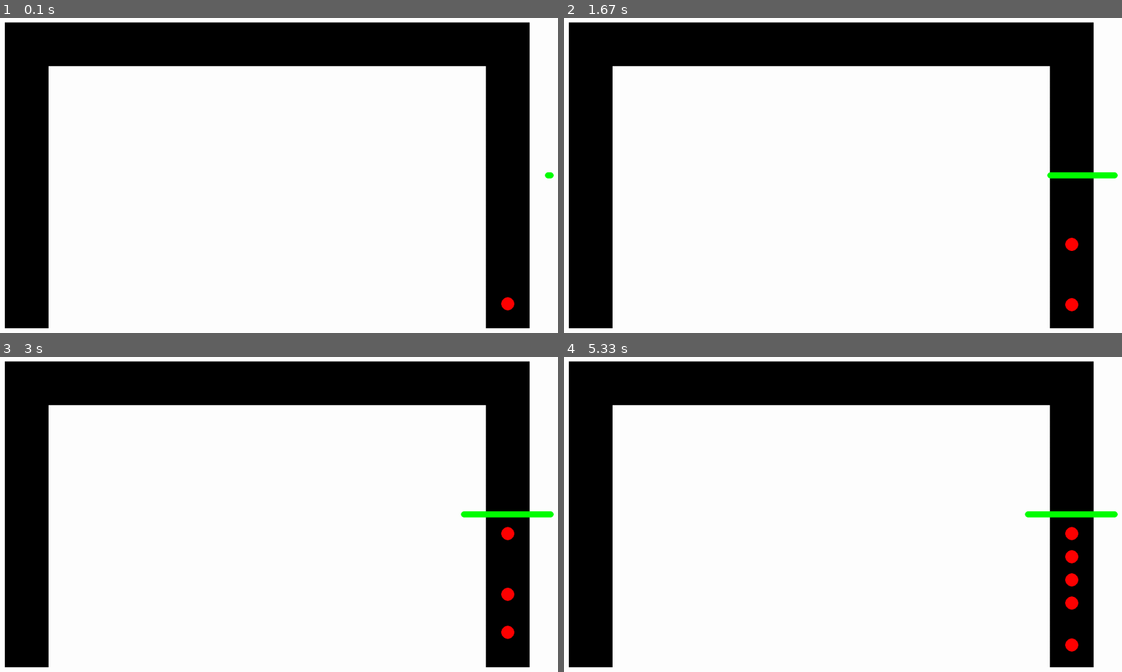
Above: before the commit, frames 1-4 (two rows, left to right).
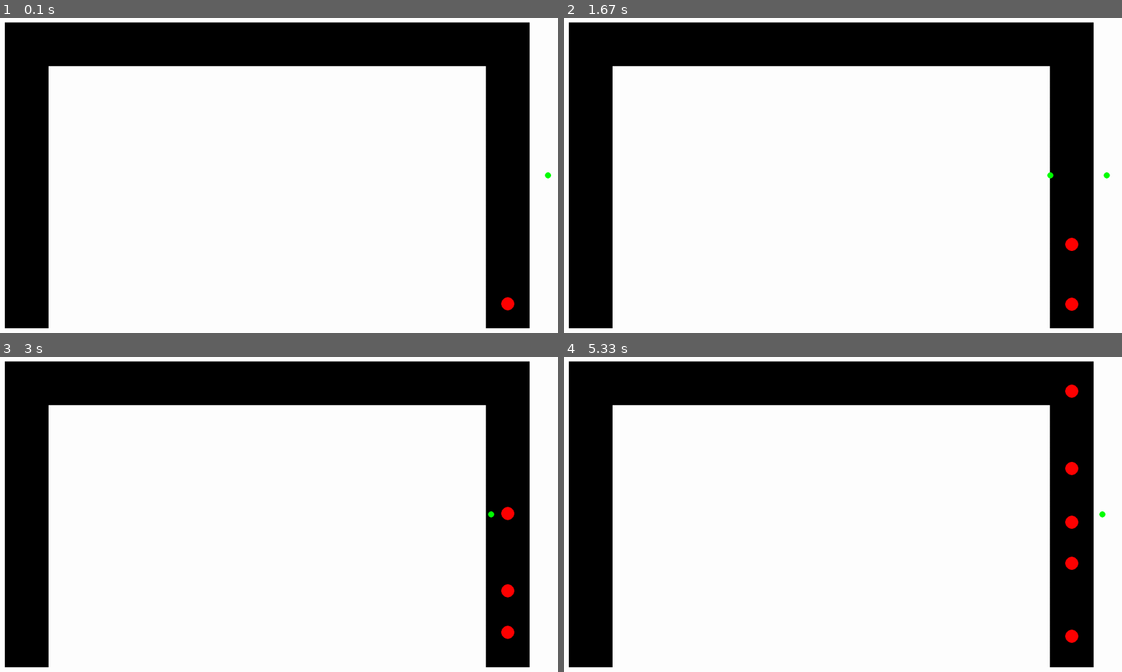
Above: after the commit, the same moments.

Repository: JCoder121/carsim
Game: pygame game, started from files/most_current.py
Two runs of this game, one before a commit and one after it. Both use one fixed random seed, a clock stepped at 60 frames per second and the inputs below.
Inputs:
- Up to frame 1 (0.1 s): no input
- Up to frame 2 (1.67 s): no input
- Up to frame 3 (3 s): no input
- Up to frame 4 (5.33 s): no input

The runs differ from the first frame. In frame 1, less than 0.1% of the frame differs, in the area x 98-100%, y 48-51%; in frame 2, 0.3%; in frame 3, 0.5%; in frame 4, 1.1%, in the area x 82-100%, y 8-94%.

Commit message:
Update most_current.py

Diff:
--- a/files/most_current.py
+++ b/files/most_current.py
@@ -14,10 +14,7 @@
 
 '''
 notes:
-
-person and ball class for the cars
-with single speed system, cars no longer slow down and re-accelerate
-on corners (this is more representative)
+do wait time later, see if can implement it
 '''
 
 # Define some colors
@@ -26,6 +23,7 @@
 GREEN = (0,255,0)
 RED = (255,0,0)
 BLUE = (0,0,255)
+YELLOW = (255, 255, 0)
 
 SCREEN_WIDTH = 1430
 SCREEN_HEIGHT = 850
@@ -35,7 +33,8 @@
 MAXSPEED = 2
 ACCEL = 0.03
 RANDOMPARAM = 25
-INFRONT = 40
+INFRONT = 35
+WAITTIME = 200
 #change dt for acceleration change, bigger = faster accel
 dt = 0.008
 
@@ -48,26 +47,42 @@
         self.y = 0
         self.speed = 0
         self.y_accel = 0
+        self.drop_bool = False
         self.x_accel = 0
+        self.drop_val = 100
 
     def stop(self):
         self.speed = 0
         self.y_accel = 0
         self.x_accel = 0
 
-    def dropoff(self):
-        self.drop_bool = False
-        self.drop_chance = random.randint(1, 20)
-
-        if not drop_bool:
-            if self.drop_chance == 3:
-                #wait time
-                for x in range(0,200):
-                    self.speed = 0
-
-                #last resort drop off here
-
-                self.drop_bool = True
+
+    def dropoff(self, drop_val):
+        #drop off from top
+
+        if drop_val == 0:
+            self.drop_bool = True
+            #this means that its stopping at top to drop off
+            drop_x = random.randint(150, 800)
+            if self.x == drop_x and self.y < 300:
+                for x in range(0, WAITTIME):
+                    self.reset()
+                print('dropped off 1')
+            self.drop_bool = False
+
+        elif drop_val == 1:
+            self.drop_bool = True
+            #this means that its stopping at left side going down to d.o.
+            drop_y = random.randint(125, 600)
+            if self.y == drop_y and self.x < 200:
+                for x in range(0, WAITTIME):
+                    self.reset()
+                print('dropped off 2')
+            self.drop_bool = False
+
+        elif drop_val == 100:
+            print('something wrong')
+
 
     def accelerate(self, var1):
         self.Y_ACCEL = self.y_accel*self.y_accel * dt
@@ -178,6 +193,7 @@
     ball.x = 1250
     ball.y = 700
     ball.speed = SPEED
+    ball.drop_val = random.randint(0,1)
     return ball
 
 def make_person():
@@ -285,26 +301,30 @@
 
 
         #random pedestrian spawn
-        #another_random = random.randint(1, RANDOMPARAM + 100)
-        another_random = 3
+        another_random = random.randint(1, RANDOMPARAM + 100)
+        #another_random = 3
         if (another_random == 3):
             person = make_person()
             person_list.append(person)
 
         # --- Logic
         for ball in ball_list:
+
             #Move the ball's center, check for position to move ball where
             #DECELERATING IS BIG KEY - STAY OR NO?
 
             #see if ball is on left side, will go vertical motion down
             accel_bool = True
+            #drop_var = random.randint(0,1)
+            #drop_var = 0
+            #print(drop_var)
+            ball.dropoff(ball.drop_val)
+
 
             if ball.x < 155 and ball.y > 90:
 
                 for infront in range(20,INFRONT):
                     value3 = screen.get_at((int(ball.x), int(ball.y)+infront))
-
-
 
                     if (value3 == RED) or (value3 == GREEN):
                         accel_bool = False
@@ -317,6 +337,8 @@
             else:
                 #see if ball is on right side, will go vertical motion up
                 if ball.y > 100:
+
+
                     for infront in range(20, INFRONT):
                         value1 = screen.get_at((int(ball.x), int(ball.y)-infront))
                         if (value1 == RED) or (value1 == GREEN):
@@ -329,6 +351,7 @@
 
                 #see if ball is on top side, will go horizontal motion left
                 elif ball.y < 100:
+
                     for infront in range(20, INFRONT):
                         value2 = screen.get_at(((int(ball.x)-infront), int(ball.y)))
 
@@ -340,9 +363,12 @@
                     if accel_bool:
                         ball.accelerate(1)
 
+            #drop_bool = False
+
             #get rid of ball if it crosses
             if ball.y >(SCREEN_HEIGHT - 50) and ball.x<(200):
                 del ball_list[0]
+
 
 
         #pedestrian crossing
@@ -381,8 +407,14 @@
         pygame.draw.rect(screen, BLACK, (100, 50, 100, 700))
 
         # draw everything
+
         for ball in ball_list:
-            pygame.draw.circle(screen, RED, [int(ball.x), int(ball.y)], BALL_SIZE)
+            if ball.drop_bool == True:
+                pygame.draw.circle(screen, YELLOW, [int(ball.x), int(ball.y)], BALL_SIZE)
+
+            else:
+                pygame.draw.circle(screen, RED, [int(ball.x), int(ball.y)], BALL_SIZE)
+
 
         for person in person_list:
             pygame.draw.circle(screen, GREEN, [int(person.x), int(person.y)], 7)
